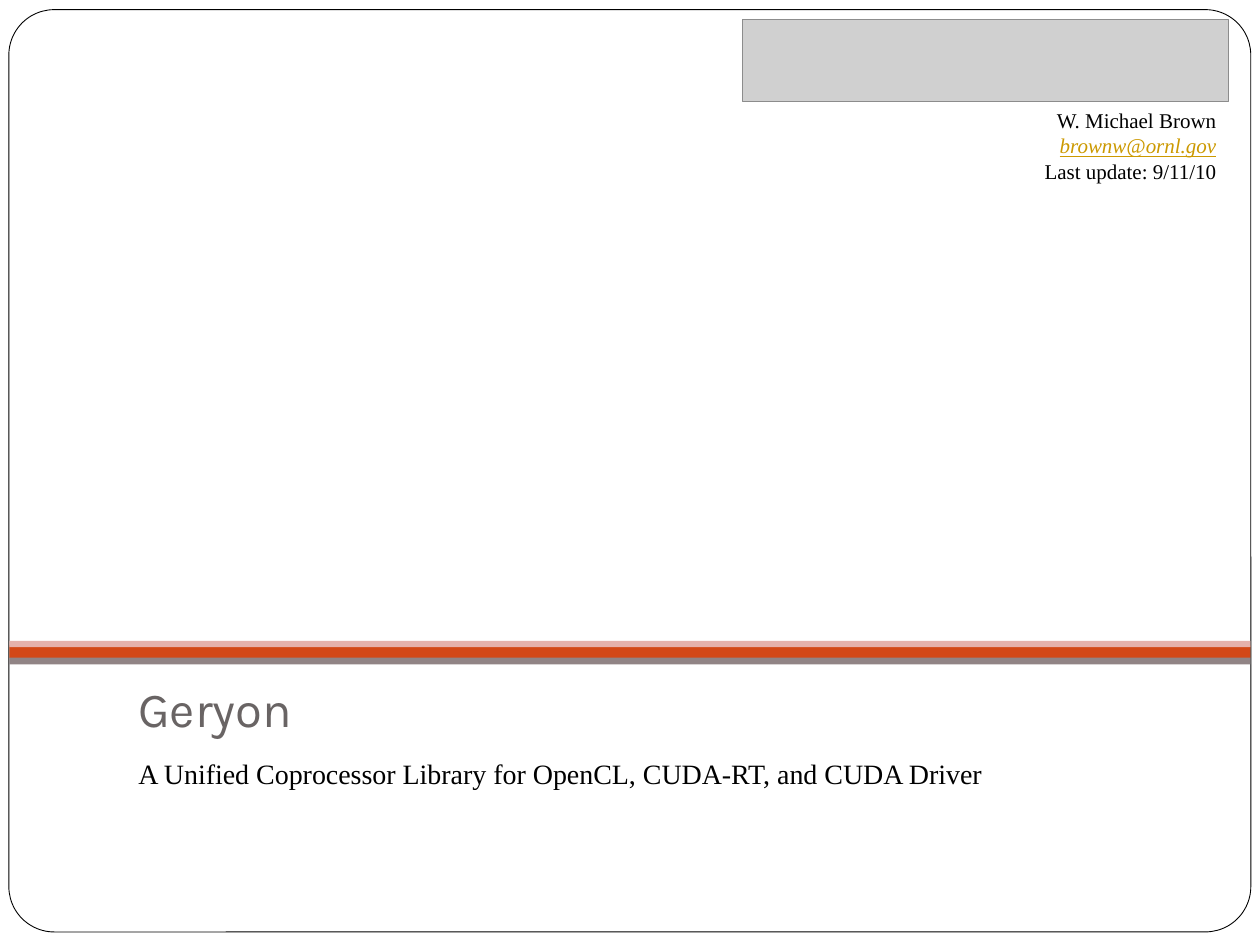
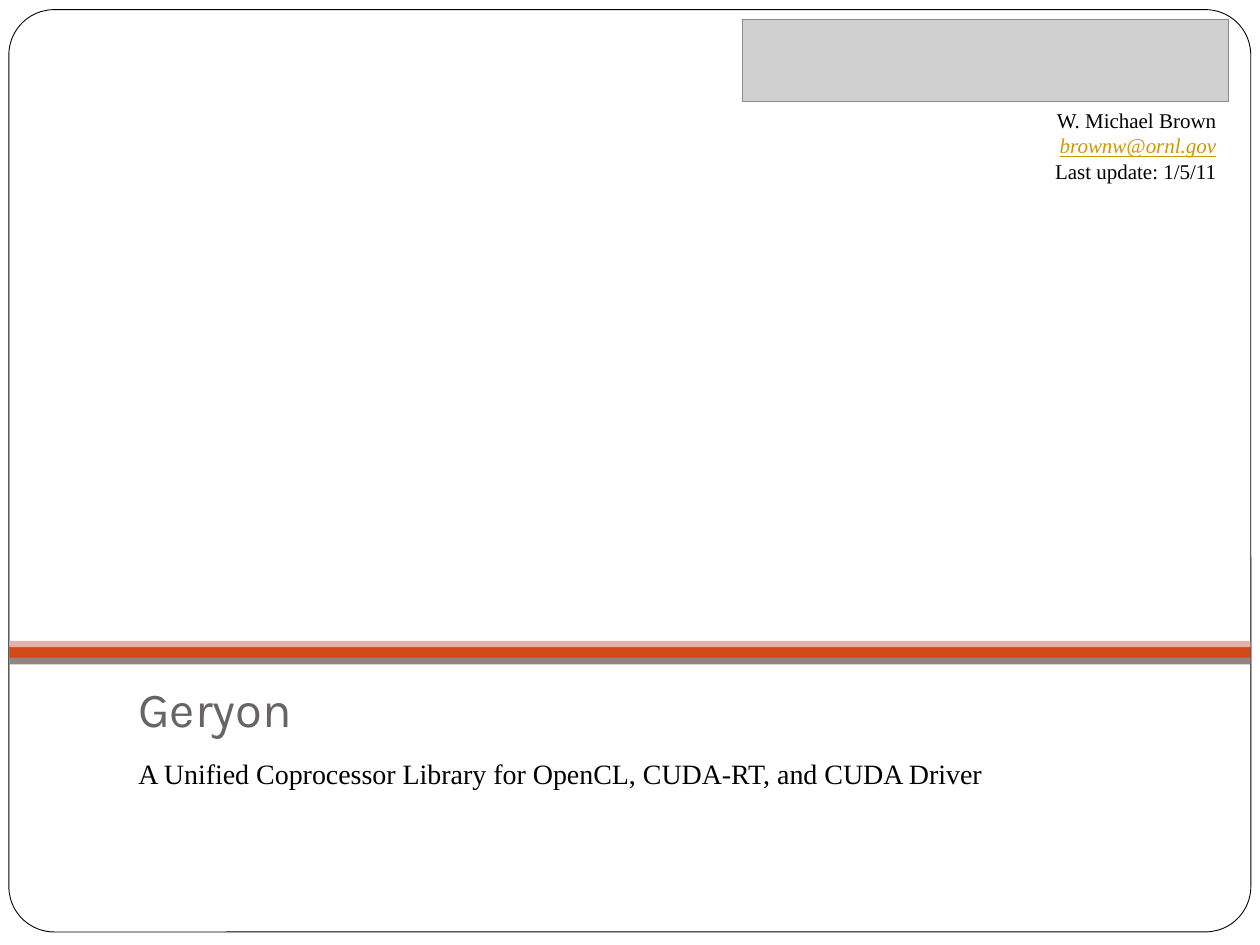
Before and after one commit to scicomp/geryon, a slide deck: slide 1 of geryon.pptx. Drawn at 1260x945 pixels with LibreOffice and Linux fonts; fonts in the diff are those of the drawing; grey boxes stand for pictures. Boxes give left, top, right and bottom in pixels: in the first picture for what was removed or moved away, otherwise in the second. Text is boxed around its words. In the diff, an @@ line names an element or a change of style, - is before the commit and + after.

Commit message:
update geryon docs

```diff
--- a/geryon.pptx
+++ b/geryon.pptx
@@ text at (1055, 164, 1216, 183): text changed @@
-Last update: 9/11/10
+Last update: 1/5/11
```
Also in this commit, not shown: 1 other slide changed.
